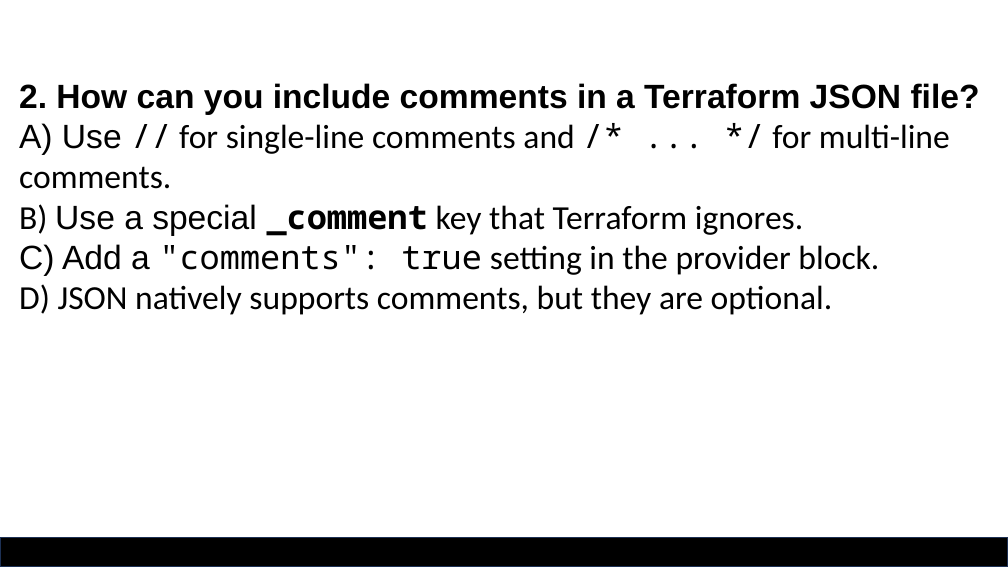
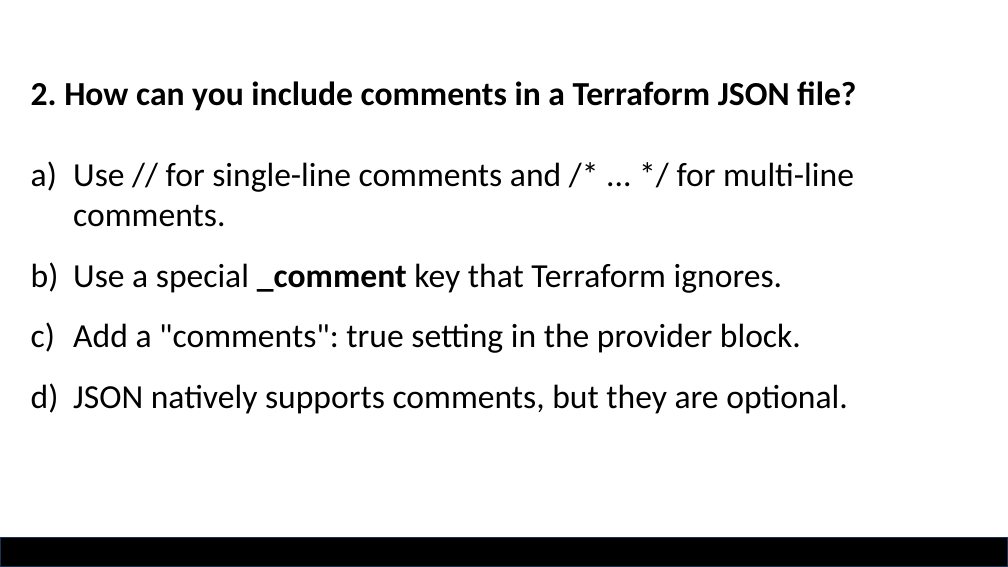
Before and after one commit to qatip/tf-int-trainers, a slide deck: slide 19 of module_2_json_syntax.pptx. Drawn at 1008x567 pixels with LibreOffice and Linux fonts; fonts in the diff are those of the drawing; background and template pictures are left out. Boxes give left, top, right and bottom in pixels: in the first picture for what was removed or moved away, otherwise in the second. Text is boxed around its words. In the diff, an @@ line names an element or a change of style, - is before the commit and + after.

```diff
--- a/module_2_json_syntax.pptx
+++ b/module_2_json_syntax.pptx
@@ text "2. How can you include ...": place and size @@
-text "2. How can you include ..." at bbox=[19, 83, 980, 315]
+text "2. How can you include ..." at bbox=[31, 81, 856, 414]
@@ text at bbox=[31, 81, 856, 111]: font Arial to Calibri in "2. How can you include comments in ..." @@
@@ text at bbox=[73, 162, 854, 414]: text changed @@
-A) Use // for single-line comments and /* ... */ for multi-line comments.
-B) Use a special _comment key that Terraform ignores.
-C) Add a "comments": true setting in the provider block.
-D) JSON natively supports comments, but they are optional.
+a) Use // for single-line comments and /* ... */ for multi-line comments.
+b) Use a special _comment key that Terraform ignores.
+c) Add a "comments": true setting in the provider block.
+d) JSON natively supports comments, but they are optional.
```
Also in this commit, not shown: 5 other slides changed, 1 other file.
